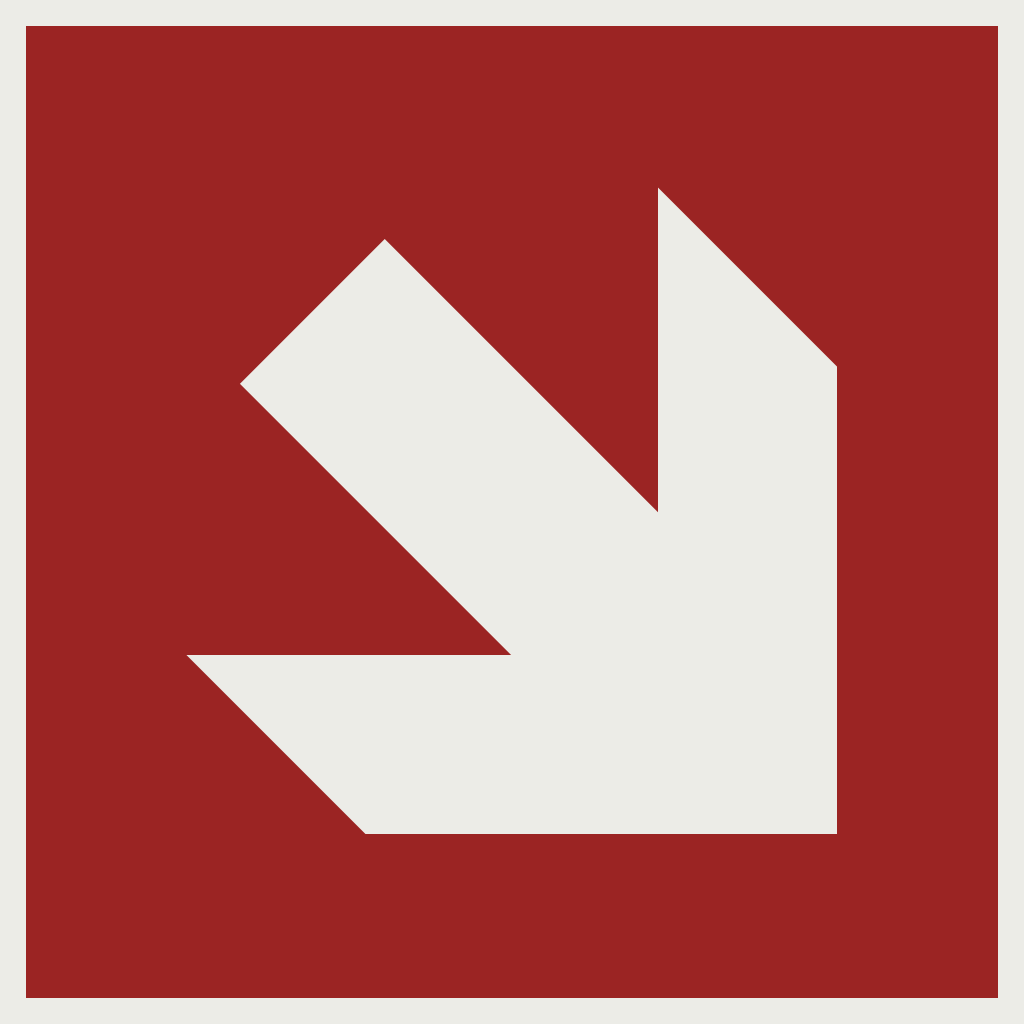
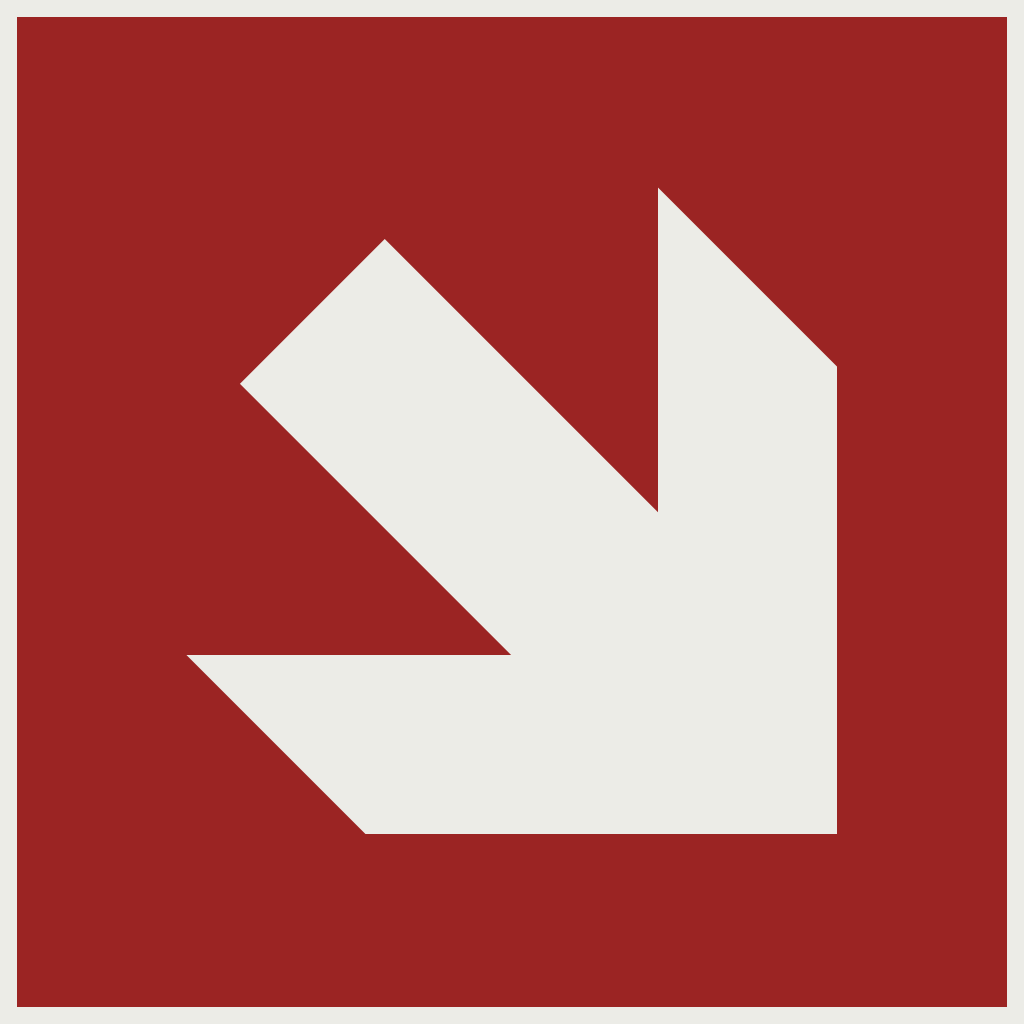
The second (1024, 1024) image is a revision of the first. Changes to its layers:
painted on "Frame" over [17, 17, 1007, 1007]
